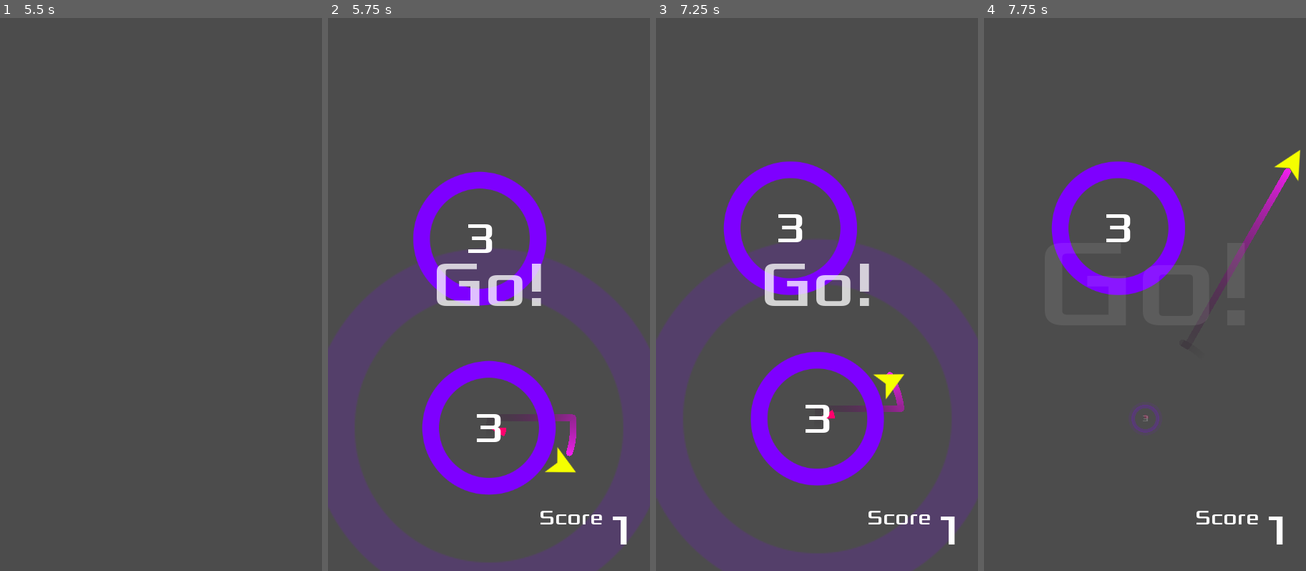
Above: before the commit, frames 1-4 (left to right).
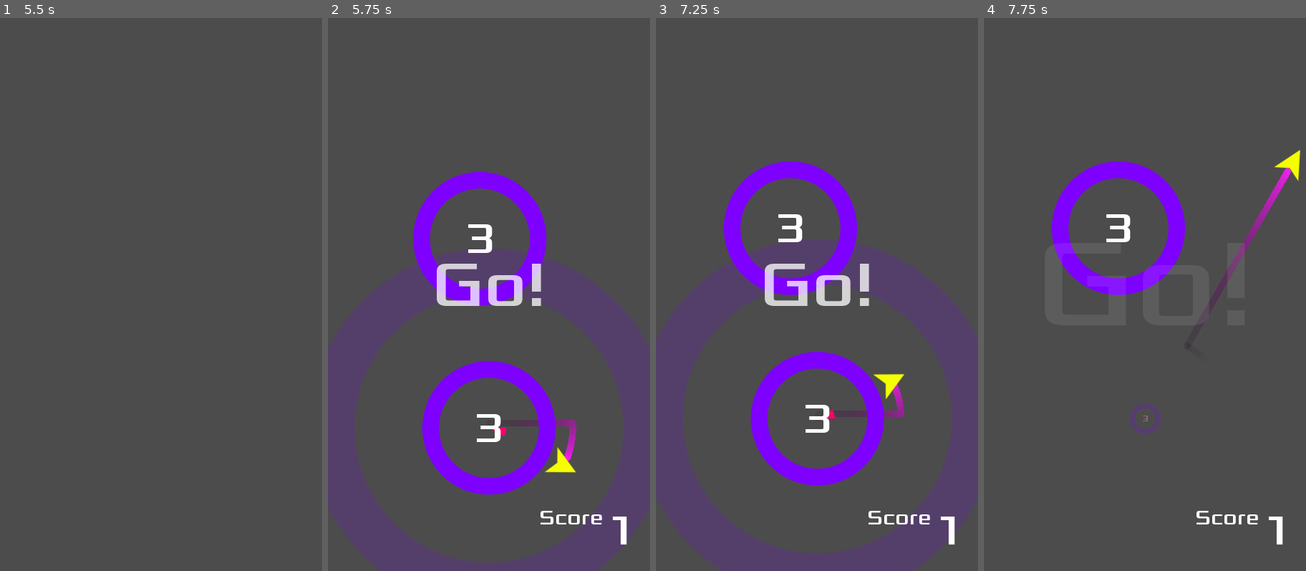
Above: after the commit, the same moments.

Repository: jagc/circleJump
Game: Godot game, scene res://objects/main.tscn
Two runs of this game, one before a commit and one after it. Both use one fixed random seed, a clock stepped at 60 frames per second and the inputs below.
Inputs (mouse positions are in pixels of both pictures, inside the frame that each line leads up to):
- Up to frame 1 (5.5 s): click (212, 194) at 0.5 s; tap Enter at 1.25 s; move the mouse to (231, 255) at 1.27 s; click (231, 255) at 1.42 s; click (90, 194) at 2 s; click (212, 194) at 2.75 s; click (161, 366) at 3.5 s; tap Space at 4.25 s; move the mouse to (96, 311) at 4.27 s; click (96, 311) at 4.42 s; click (90, 194) at 5 s
- Up to frame 2 (5.75 s): no input
- Up to frame 3 (7.25 s): move the mouse to (849, 156) at 5.77 s; click (849, 156) at 5.92 s; click (852, 194) at 6.5 s
- Up to frame 4 (7.75 s): move the mouse to (1128, 399) at 7.27 s; click (1128, 399) at 7.42 s

Frame 1 is identical in both runs. In frame 2, 0.2% of the frame differs, in the area x 59-78%, y 71-81%; in frame 3, 0.2%; in frame 4, less than 0.1%.
Error after the commit: Invalid get index 'enableMusic' (on base: 'int'). (res://scripts/settings.gd:42)

Commit message:
added capabilities of the game to save data

Diff:
--- a/UI/settingsScreen.tscn
+++ b/UI/settingsScreen.tscn
@@ -5,7 +5,10 @@
 [ext_resource path="res://assets/images/buttons/musicOn.png" type="Texture" id=3]
 [ext_resource path="res://assets/images/buttons/return.png" type="Texture" id=4]
 
-[node name="settingsScreen" instance=ExtResource( 1 )]
+[node name="settingsScreen" index="0" instance=ExtResource( 1 )]
+
+[node name="VBoxContainer" parent="MarginContainer" index="0"]
+editor/display_folded = true
 
 [node name="Label" parent="MarginContainer/VBoxContainer" index="0"]
 text = "Settings"
--- a/scripts/jumper.gd
+++ b/scripts/jumper.gd
@@ -48,9 +48,9 @@
 
 	if isJumping == false:
 		if is_rotatingClockwise == 1:
-			trail.add_point(position + Vector2(0,15).rotated(rotation))
+			trail.add_point(position + Vector2(0,7).rotated(rotation))
 		else:
-			trail.add_point(position - Vector2(0,15).rotated(rotation))
+			trail.add_point(position - Vector2(0,7).rotated(rotation))
 	else:
 		trail.add_point(position)
 
--- a/scripts/main.gd
+++ b/scripts/main.gd
@@ -44,6 +44,7 @@
 	$HUD.updateScore(score)
 
 func on_Jumper_died():
+	settings.saveData(score)
 	get_tree().call_group("circles", "implode")
 	$screens.gameOver()
 	$HUD.hide()
--- a/scripts/screens.gd
+++ b/scripts/screens.gd
@@ -16,6 +16,10 @@
 	var buttons = get_tree().get_nodes_in_group("buttons")
 	for button in buttons:
 		button.connect("pressed", self, "_on_button_pressed", [button])
+		if button.name == 'sound':
+			button.texture_normal = soundButtons[settings.enableSound]
+		elif button.name == 'music':
+			button.texture_normal = musicButtons[settings.enableMusic]
 
 func _on_button_pressed(button):
 	if settings.enableSound:
@@ -36,6 +40,8 @@
 			settings.enableMusic = !settings.enableMusic
 			button.texture_normal = musicButtons[settings.enableMusic]
 
+	settings.saveData()
+
 func changeScreen(newScreen):
 	if currentScreen:
 		currentScreen.disappear()
--- a/scripts/settings.gd
+++ b/scripts/settings.gd
@@ -1,7 +1,10 @@
 extends Node
+
+const SAVE_FILE_PATH = "user://circleJumpData.save"
 
 var enableSound = true
 var enableMusic = true
+var data
 
 var circlesPerLevel = 5
 
@@ -33,3 +36,39 @@
 }
 
 var theme = color_schemes["NEON2"]
+
+func _ready():
+	data = loadData()
+	enableMusic = data["enableMusic"]
+	enableSound = data["enableSound"]
+
+func saveData(score = null):
+	if score != null:
+		if loadHighScore() > score:
+			return
+
+	var _file = File.new()
+	_file.open(SAVE_FILE_PATH, File.WRITE)
+
+	var _data = {
+		highScore = score,
+		enableSound = enableSound,
+		enableMusic = enableMusic
+	}
+
+	_file.store_line(to_json(_data))
+	_file.close()
+
+func loadData():
+	var _file = File.new()
+	if !_file.file_exists(SAVE_FILE_PATH):
+		return 0
+
+	_file.open(SAVE_FILE_PATH, File.READ)
+	var _data = parse_json(_file.get_line())
+
+	return _data
+
+func loadHighScore():
+	var highScore = 0 if data["highScore"] == null else data["highScore"]
+	return highScore
